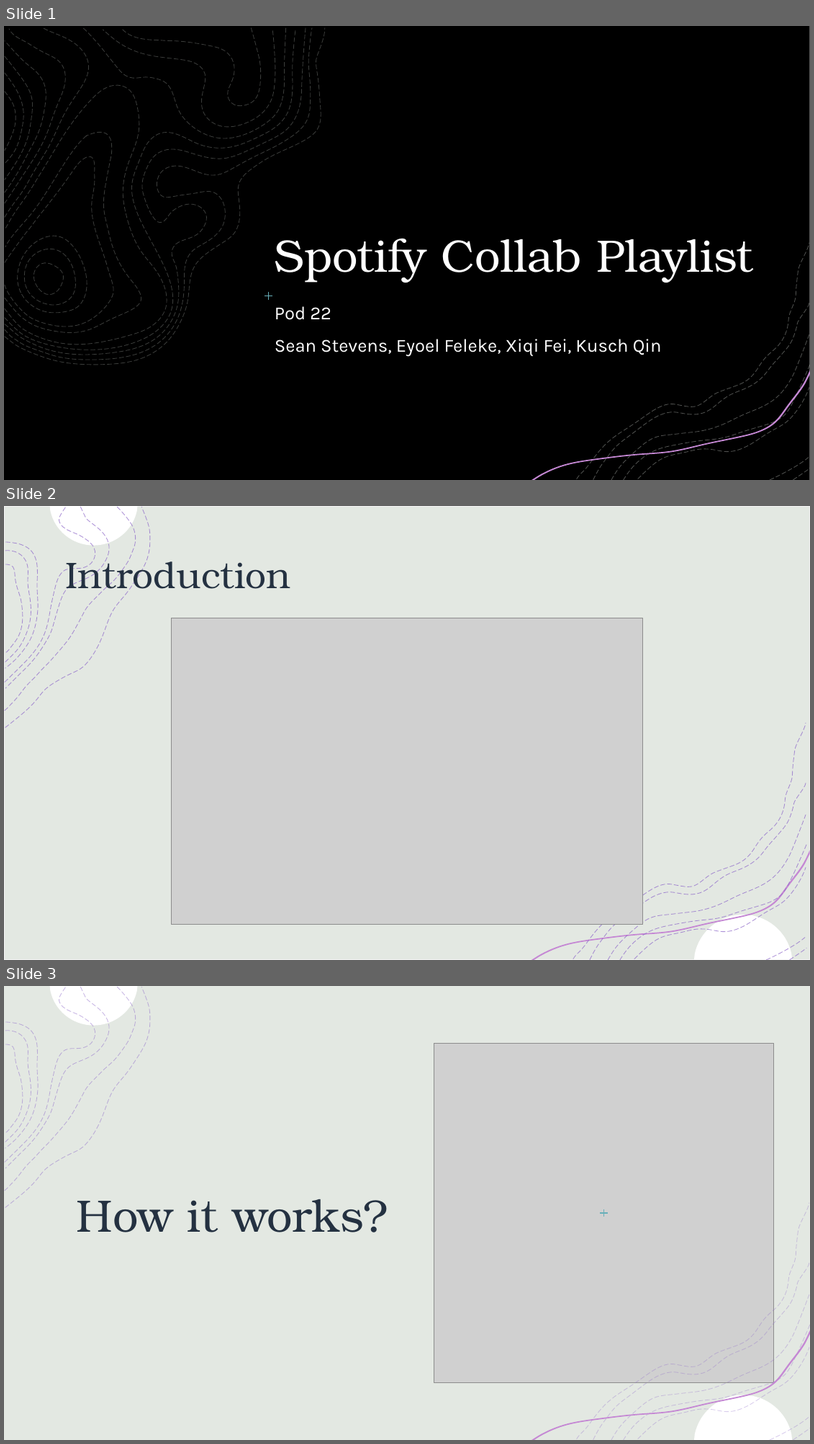
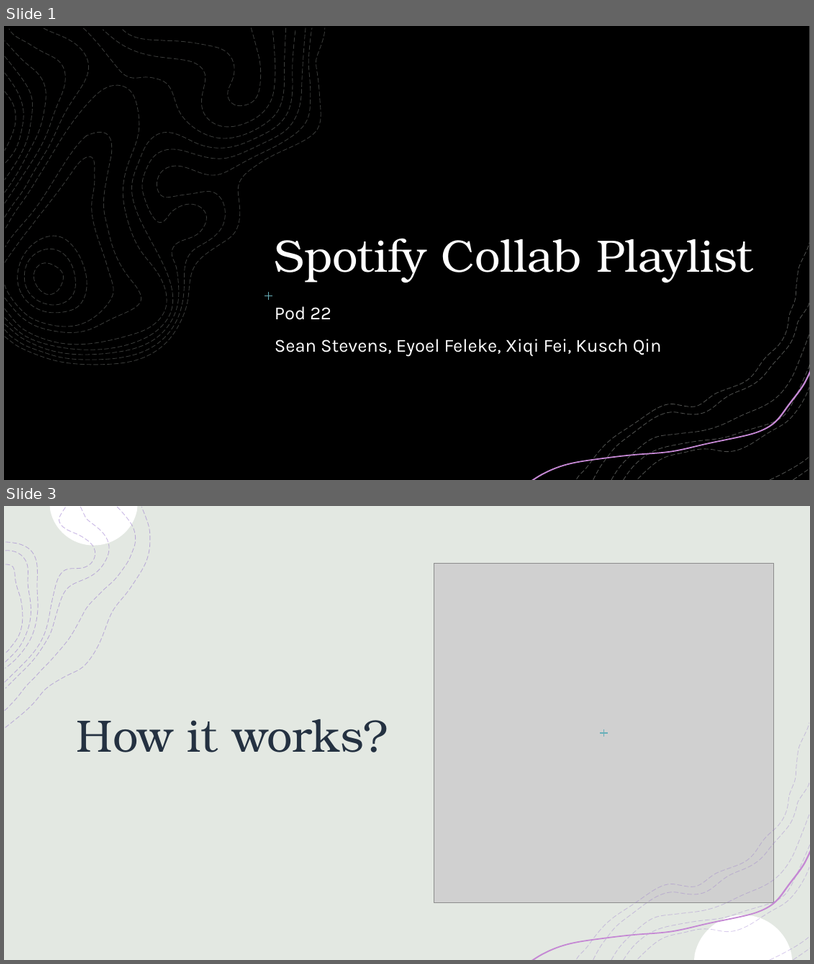
Before and after one commit to seanmstevens/Collabify, a slide deck: FinalPre.pptx. Shown one above the other, each under a label of ours: slides 1, 2 and 3 before the commit, slides 1 and 3 after it; the slides between them are not shown. The pictures are 814x1444 and 814x964 pixels, drawn with LibreOffice and Linux fonts; fonts in the diff are those of the drawing; grey boxes stand for pictures; background and template pictures are left out; a plain dark background stands for a picture behind light text. Boxes give left, top, right and bottom in pixels: in the first picture for what was removed or moved away, otherwise in the second. Text is boxed around its words. In the diff, an @@ line names an element or a change of style, - is before the commit and + after.

```diff
--- a/FinalPre.pptx
+++ b/FinalPre.pptx
@@ slide 2 removed at box(4, 506, 810, 960), background #FFFFFF; not listed: 11 template elements that a slide beside it also shows @@
@@ rectangle removed at box(4, 506, 810, 960) @@
@@ group removed at box(5, 507, 150, 728): 4 freeform shapes @@
@@ title removed at box(65, 554, 291, 597) @@
-Introduction
@@ picture removed at box(172, 618, 643, 924) @@
@@ freeform shape removed at box(574, 723, 807, 958) @@
@@ freeform shape removed at box(635, 867, 806, 958) @@
```
Also in this commit, not shown: 1 slide added.
